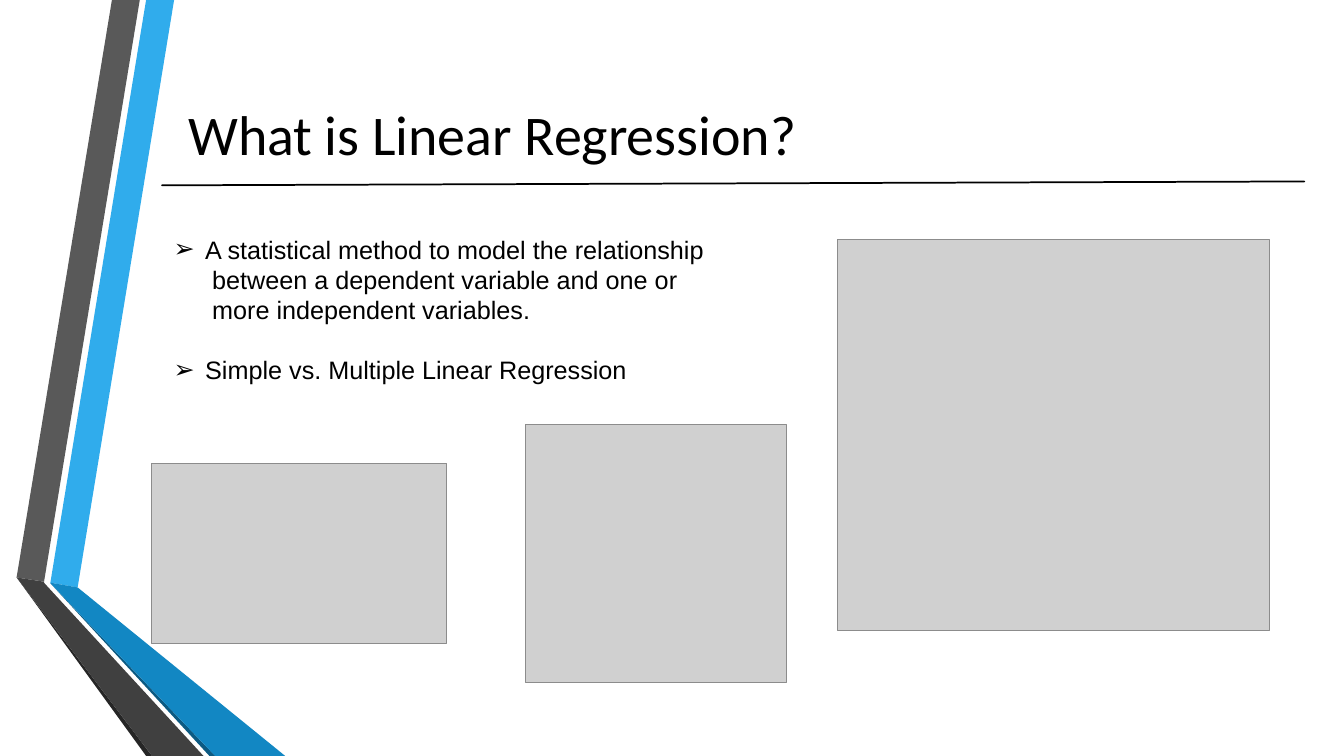
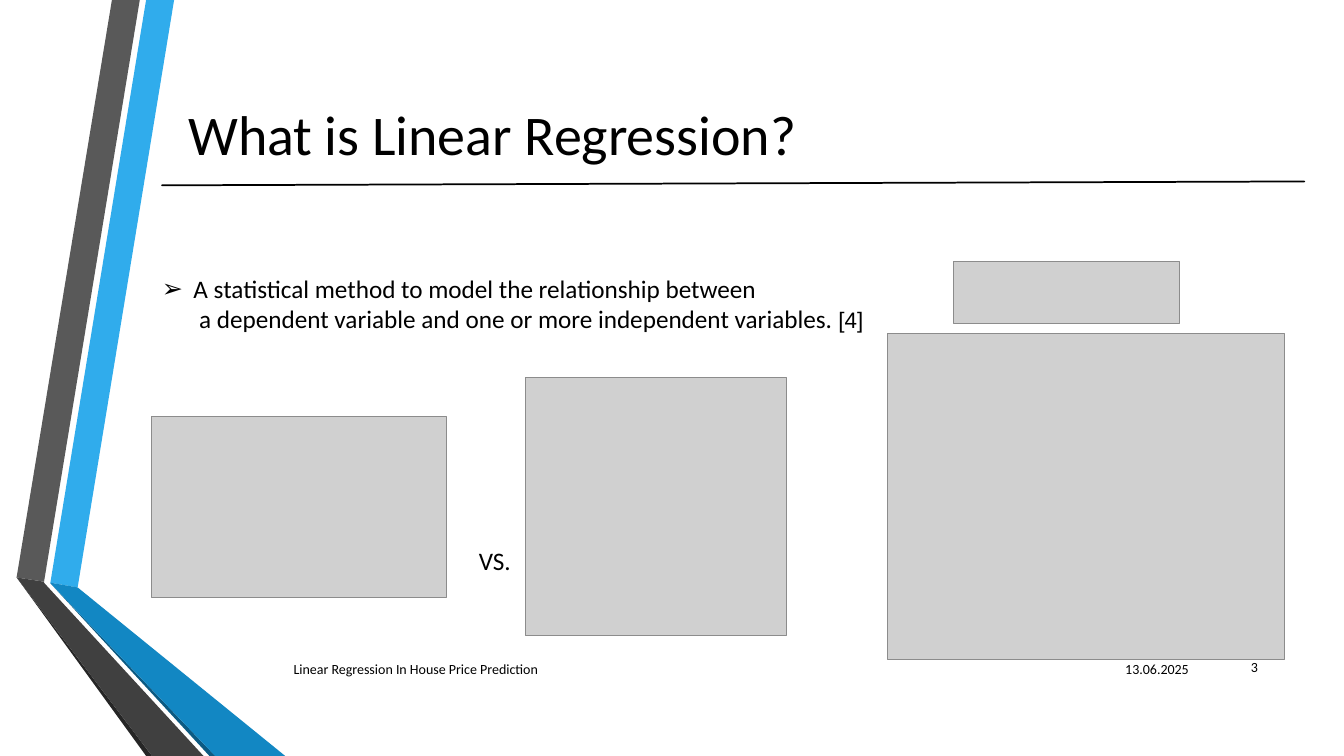
Before and after one commit to MoAbdoHSHL/Machine-Learning-model, a slide deck: slide 3 of LinearRegression_Abdo.pptx (slide 2 before the commit). Drawn at 1344x756 pixels with LibreOffice and Linux fonts; fonts in the diff are those of the drawing; grey boxes stand for pictures. Boxes give left, top, right and bottom in pixels: in the first picture for what was removed or moved away, otherwise in the second. Text is boxed around its words. In the diff, an @@ line names an element or a change of style, - is before the commit and + after.

```diff
--- a/LinearRegression_Abdo.pptx
+++ b/LinearRegression_Abdo.pptx
@@ picture added at (x1=954, y1=262, x2=1181, y2=324) @@
@@ text at (x1=193, y1=280, x2=863, y2=333): text changed; font Arial to Calibri @@
-➢ A statistical method to model the relationship
-  between a dependent variable and one or
-  more independent variables.
-➢ Simple vs. Multiple Linear Regression
+➢ A statistical method to model the relationship between
+  a dependent variable and one or more independent variables. [4]
@@ picture resized from (x1=838, y1=240, x2=1270, y2=631) to (x1=888, y1=334, x2=1286, y2=659) @@
@@ picture moved from (x1=525, y1=424, x2=786, y2=683) to (x1=525, y1=378, x2=786, y2=636) @@
@@ picture moved from (x1=152, y1=463, x2=448, y2=643) to (x1=152, y1=416, x2=448, y2=597) @@
@@ text added at (x1=479, y1=553, x2=511, y2=570), 18 pt, text #000000 @@
+VS.
@@ text added at (x1=294, y1=664, x2=538, y2=677), 10 pt, text #000000 @@
+Linear Regression In House Price Prediction
@@ text added at (x1=1125, y1=664, x2=1189, y2=674), 10 pt, text #000000 @@
+13.06.2025
@@ page number added at (x1=1251, y1=663, x2=1258, y2=672), 10 pt, text #000000 @@
+3
```
Also in this commit, not shown: 5 other slides changed, 4 slides added, 1 slide removed, 4 other files.
